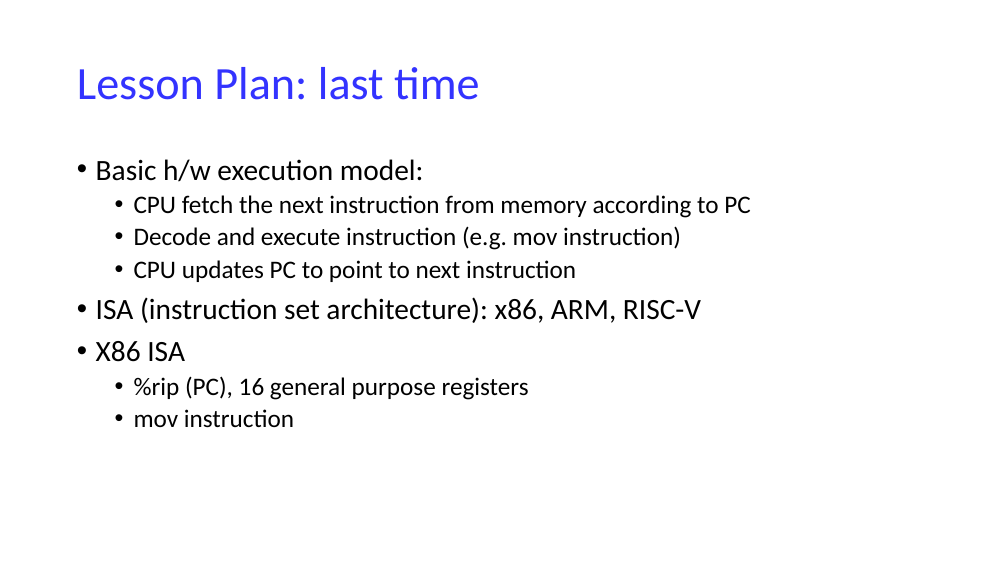
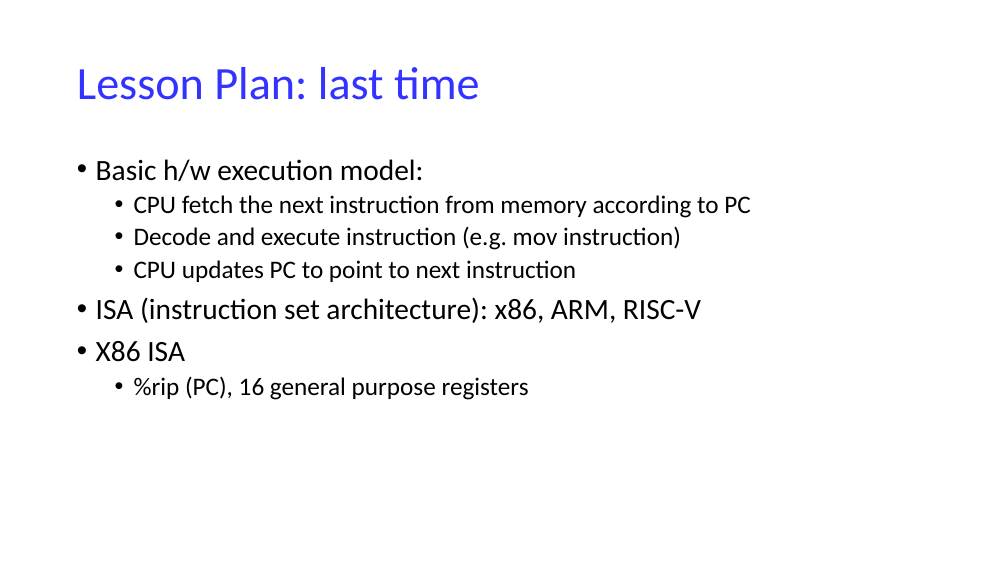
Before and after one commit to NYU-CSO/nyu-cso.github.io, a slide deck: slide 2 of notes/07-Machine_Basics_cont.pptx. Drawn at 1008x567 pixels with LibreOffice and Linux fonts; fonts in the diff are those of the drawing. Boxes give left, top, right and bottom in pixels: in the first picture for what was removed or moved away, otherwise in the second. Text is boxed around its words. In the diff, an @@ line names an element or a change of style, - is before the commit and + after.

```diff
--- a/notes/07-Machine_Basics_cont.pptx
+++ b/notes/07-Machine_Basics_cont.pptx
@@ text at (134,409,294,428): paragraph removed @@
-  • mov instruction
```
Also in this commit, not shown: 7 other slides changed, 4 slides removed, 1 other file.
